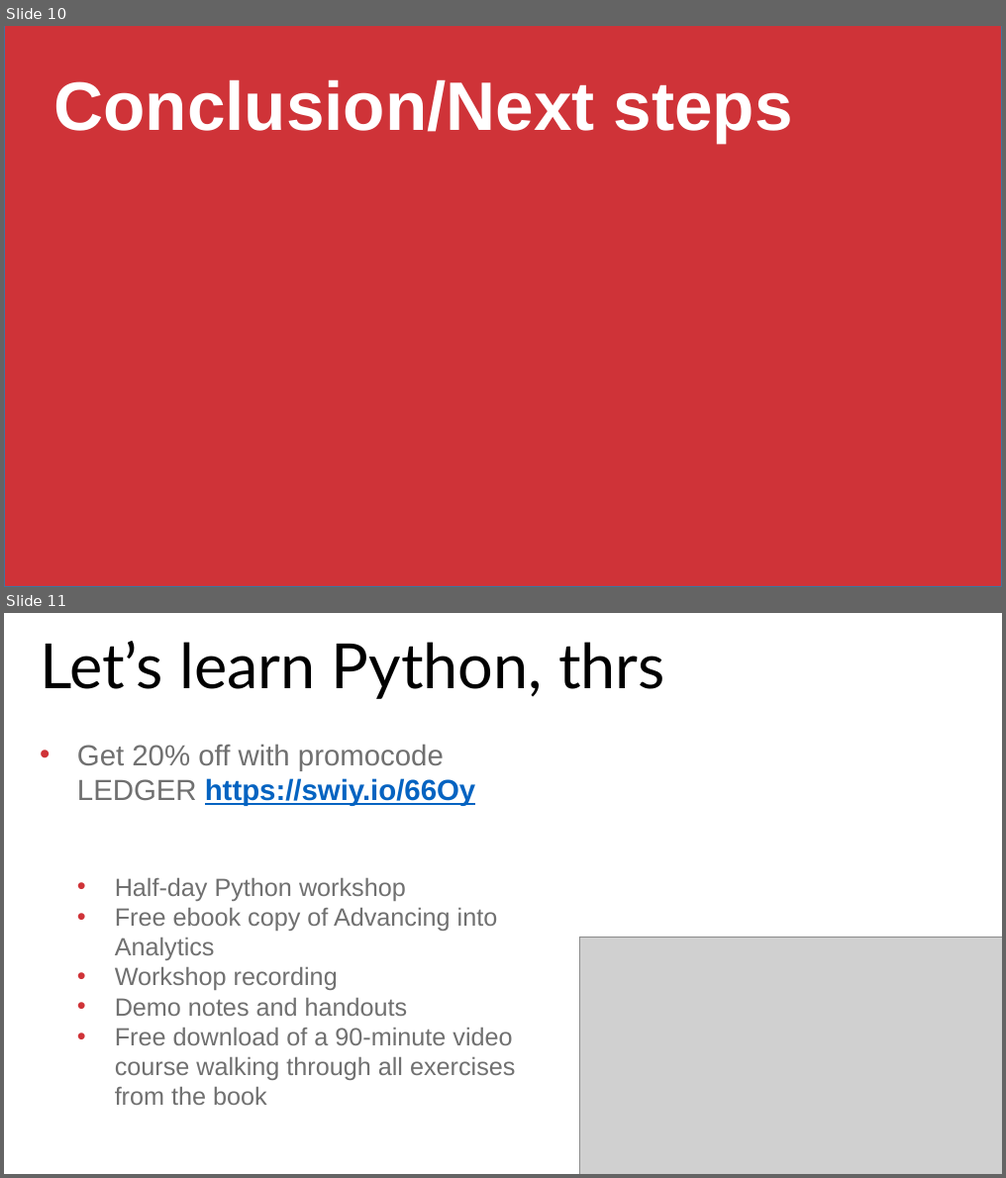
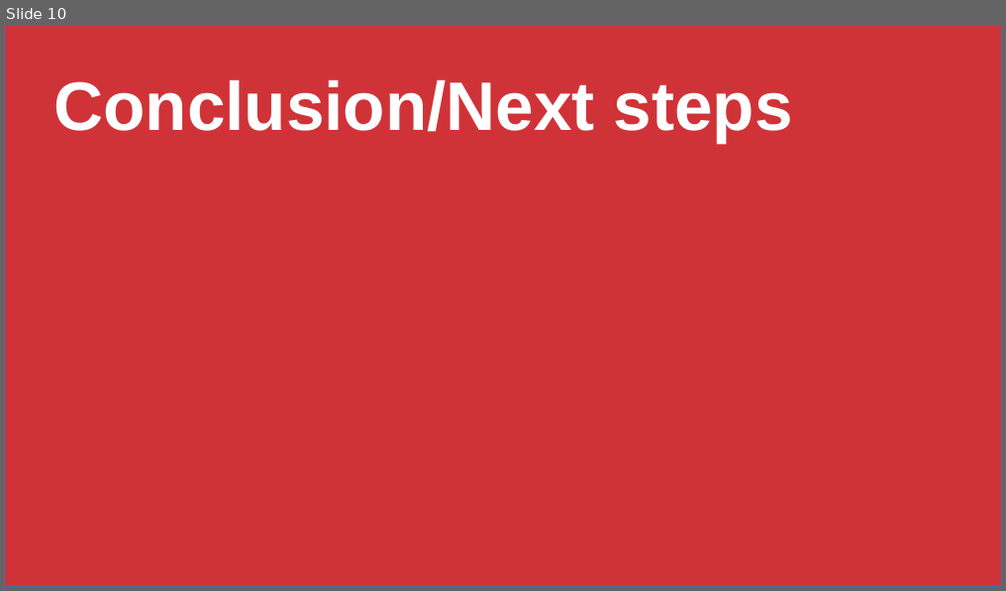
Before and after one commit to stringfestdata/aina-getting-started-for-researchers, a slide deck: aina-getting-started-researchers.pptx. Shown one above the other, each under a label of ours: slides 10 and 11 before the commit, slide 10 after it. The pictures are 1006x1178 and 1006x591 pixels, drawn with LibreOffice and Linux fonts; fonts in the diff are those of the drawing; grey boxes stand for pictures. Boxes give left, top, right and bottom in pixels: in the first picture for what was removed or moved away, otherwise in the second. Text is boxed around its words. In the diff, an @@ line names an element or a change of style, - is before the commit and + after.

```diff
--- a/aina-getting-started-researchers.pptx
+++ b/aina-getting-started-researchers.pptx
@@ slide 11 removed at bbox=[4, 613, 1002, 1174], background #FFFFFF @@
@@ text removed at bbox=[40, 641, 665, 699] @@
-Let’s learn Python, thrs
@@ text removed at bbox=[77, 744, 515, 1105] @@
-• Get 20% off with promocode LEDGER https://swiy.io/66Oy
-  • Half-day Python workshop
-  • Free ebook copy of Advancing into Analytics
-  • Workshop recording
-  • Demo notes and handouts
-  • Free download of a 90-minute video course walking through all exercises from the book
@@ picture removed at bbox=[580, 937, 1002, 1174] @@
@@ picture removed at bbox=[896, 1053, 1002, 1174] @@
```
Also in this commit, not shown: 2 slides changed, 2 slides added, 9 other files.
